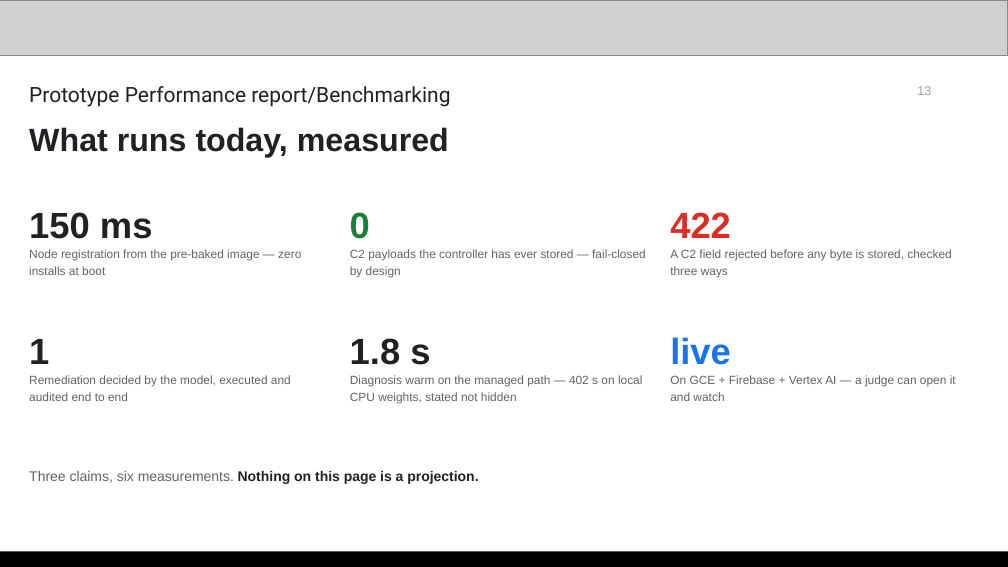
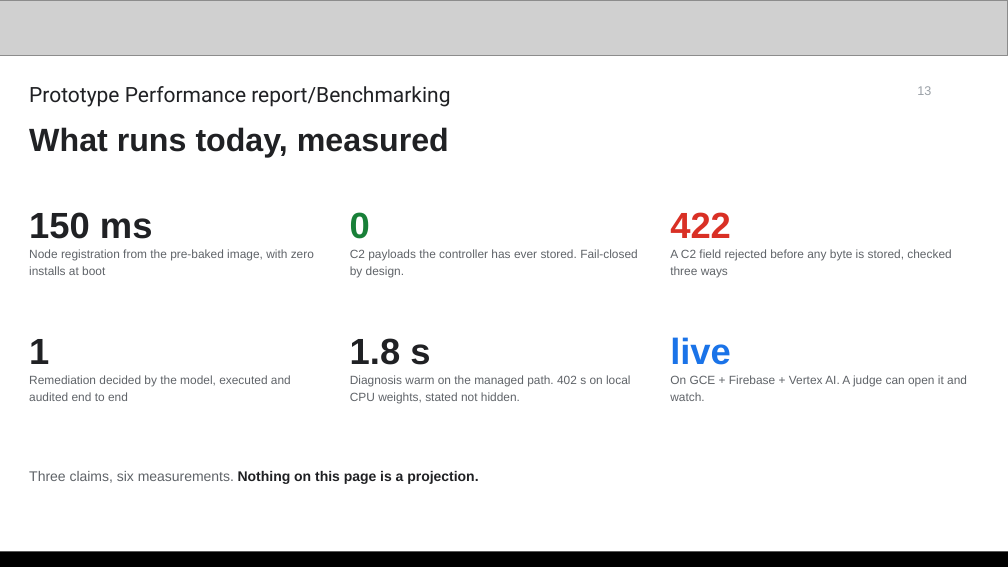
Before and after one commit to yanksyoon/termini, a slide deck: slide 13 of deck/v3/termini-deck-v3.pptx. Drawn at 1008x567 pixels with LibreOffice and Linux fonts; fonts in the diff are those of the drawing; grey boxes stand for pictures. Boxes give left, top, right and bottom in pixels: in the first picture for what was removed or moved away, otherwise in the second. Text is boxed around its words. In the diff, an @@ line names an element or a change of style, - is before the commit and + after.

```diff
--- a/deck/v3/termini-deck-v3.pptx
+++ b/deck/v3/termini-deck-v3.pptx
@@ text at [29, 249, 314, 275]: text changed @@
-Node registration from the pre-baked image — zero installs at boot
+Node registration from the pre-baked image, with zero installs at boot
@@ text at [350, 249, 638, 278]: text changed @@
-C2 payloads the controller has ever stored — fail-closed by design
+C2 payloads the controller has ever stored. Fail-closed by design.
@@ text at [350, 375, 630, 404]: text changed @@
-Diagnosis warm on the managed path — 402 s on local CPU weights, stated not hidden
+Diagnosis warm on the managed path. 402 s on local CPU weights, stated not hidden.
@@ text at [670, 375, 967, 401]: text changed @@
-On GCE + Firebase + Vertex AI — a judge can open it and watch
+On GCE + Firebase + Vertex AI. A judge can open it and watch.
```
Also in this commit, not shown: 15 other slides changed, 2 other files.
